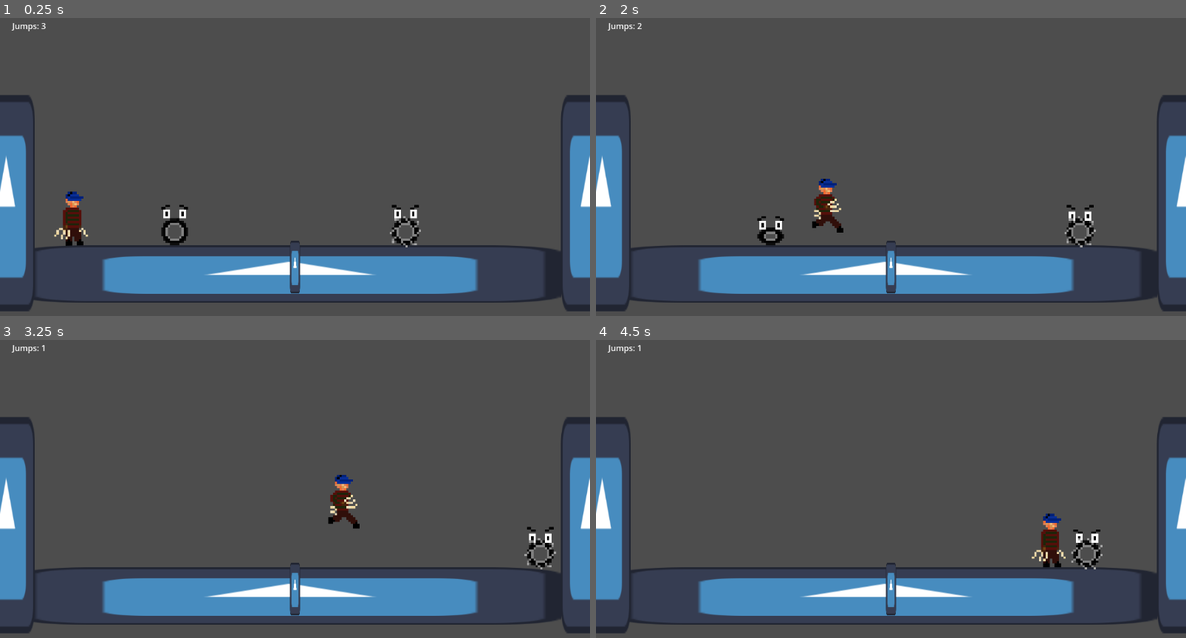
Above: before the commit, frames 1-4 (two rows, left to right).
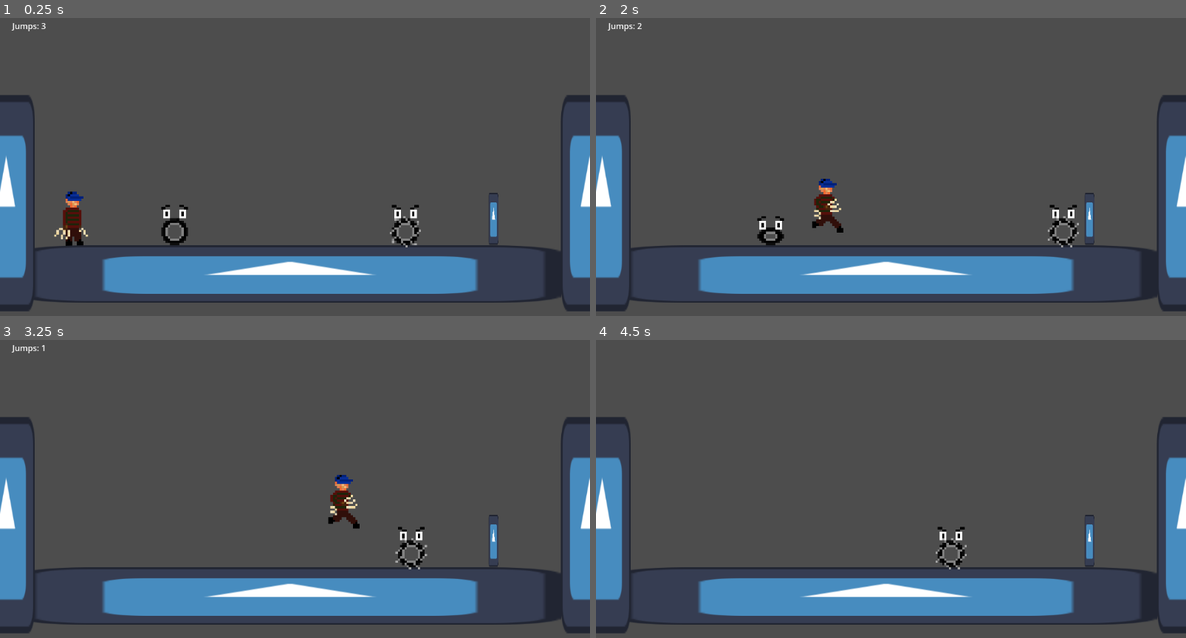
Above: after the commit, the same moments.

Repository: SamolasGit/GameJam
Game: Godot game, scene res://Scenes/Fase1.tscn
Same seed, same stepped clock (60 frames per second), same inputs: the game is played once before the commit and once after it. The engine's default icon, where the game draws it, is replaced by a stand-in: a white triangle on a blue panel in a dark square.
Inputs:
- Up to frame 1 (0.25 s): no input
- Up to frame 2 (2 s): tap Space (Jump) at 0.77, 1.52 s
- Up to frame 3 (3.25 s): tap Space (Jump) at 3.02 s
- Up to frame 4 (4.5 s): tap Space (Jump) at 3.77 s

The runs differ from the first frame. In frame 1, 0.4% of the frame differs, in the area x 49-85%, y 58-93%; in frame 2, 0.8%; in frame 3, 1.1%; in frame 4, 1.6%, in the area x 1-86%, y 1-93%.

Commit message:
Alteraçao1
descriçao

Diff:
--- a/Freddy/Scenes/Fase1.tscn
+++ b/Freddy/Scenes/Fase1.tscn
@@ -64,3 +64,4 @@
 scale = Vector2(5, 5)
 
 [node name="porta" parent="." instance=ExtResource("6_hktcw")]
+position = Vector2(442, -108)
